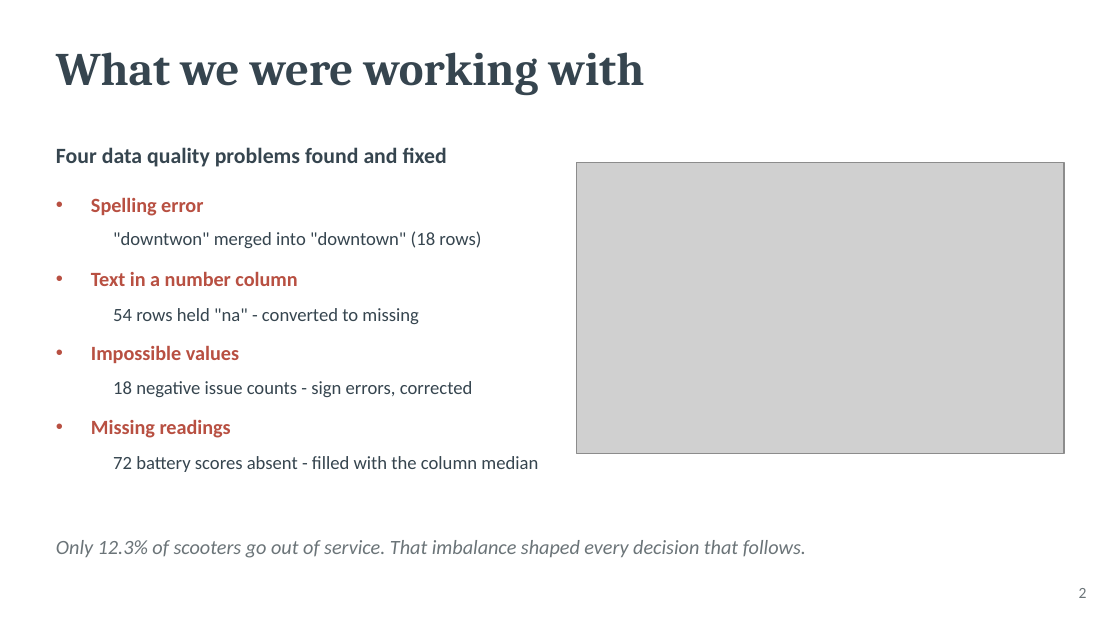
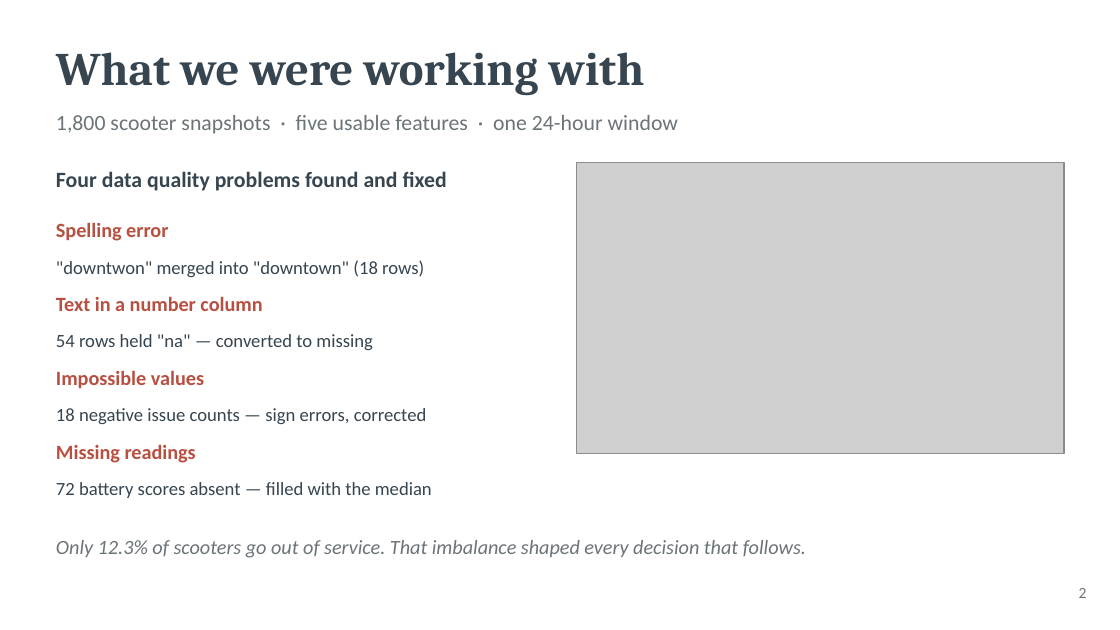
Before and after one commit to nikhilbansal034/pythontutedude, a slide deck: slide 2 of datacamp project/scooter_reliability_presentation.pptx. Drawn at 1120x630 pixels with LibreOffice and Linux fonts; fonts in the diff are those of the drawing; grey boxes stand for pictures. Boxes give left, top, right and bottom in pixels: in the first picture for what was removed or moved away, otherwise in the second. Text is boxed around its words. In the diff, an @@ line names an element or a change of style, - is before the commit and + after.

```diff
--- a/datacamp project/scooter_reliability_presentation.pptx
+++ b/datacamp project/scooter_reliability_presentation.pptx
@@ text added at [56, 115, 678, 134], 14 pt, text #6B7478 @@
+1,800 scooter snapshots · five usable features · one 24-hour window
@@ text ""downtwon" merged into "downtown" (18 ...": place and size @@
-text ""downtwon" merged into "downtown" (18 ..." at [113, 231, 481, 248]
+text ""downtwon" merged into "downtown" (18 ..." at [56, 260, 424, 277]
@@ text at [56, 334, 373, 350]: text changed @@
-54 rows held "na" - converted to missing
+54 rows held "na" — converted to missing
@@ text at [56, 408, 427, 424]: text changed @@
-18 negative issue counts - sign errors, corrected
+18 negative issue counts — sign errors, corrected
@@ 5 texts: place and size @@
-5 texts at [56, 147, 447, 438]
+5 texts at [56, 171, 447, 463]
@@ bullet • to none in 4 elements at [56, 223, 168, 241], [56, 297, 262, 311], [56, 371, 204, 388], [56, 445, 196, 463] @@
@@ text at [56, 482, 432, 498]: text changed @@
-72 battery scores absent - filled with the column median
+72 battery scores absent — filled with the median
```
Also in this commit, not shown: 6 other slides changed, 1 other file.
